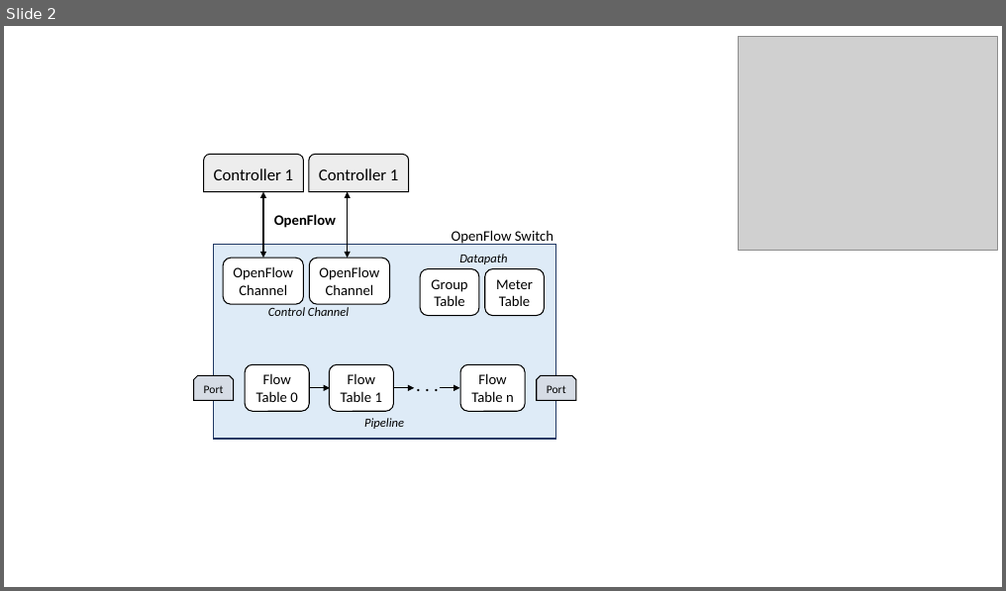
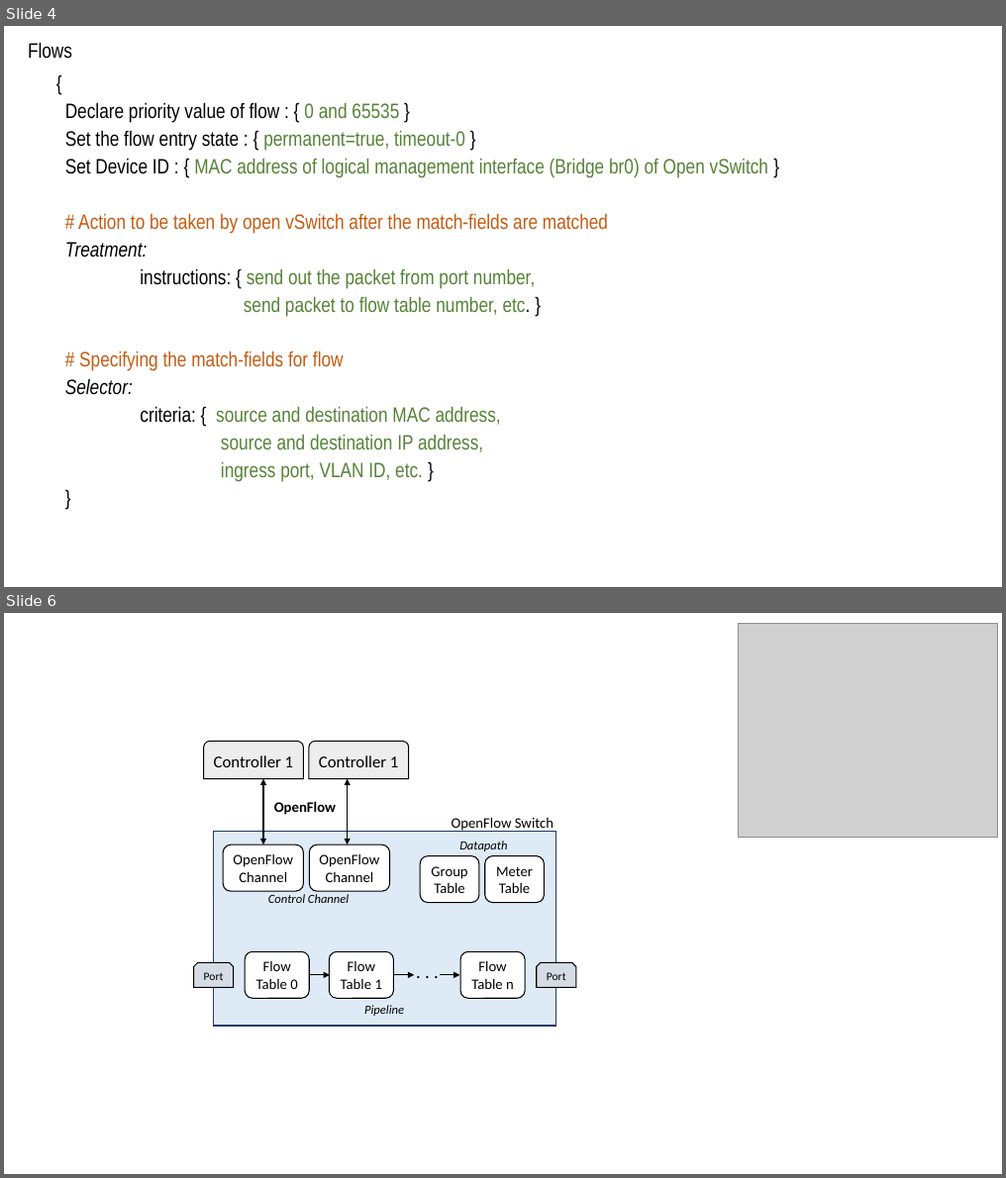
Before and after one commit to harshal-vaze/Software-Defined-Networking-with-ONOS, a slide deck: Content/Diagrams.pptx. Shown one above the other, each under a label of ours: slide 2 before the commit, slides 4 and 6 after it; the slides between them are not shown. The pictures are 1006x591 and 1006x1178 pixels, drawn with LibreOffice and Linux fonts; fonts in the diff are those of the drawing; grey boxes stand for pictures. Boxes give left, top, right and bottom in pixels: in the first picture for what was removed or moved away, otherwise in the second. Text is boxed around its words. In the diff, an @@ line names an element or a change of style, - is before the commit and + after.

```diff
--- a/Content/Diagrams.pptx
+++ b/Content/Diagrams.pptx
@@ slide 4 added at (4,26,1002,587), background #FFFFFF @@
@@ text added at (28,42,768,482), 20 pt, text #548235 @@
+Flows
+{
+  Declare priority value of flow : { 0 and 65535 }
+  Set the flow entry state : { permanent=true, timeout-0 }
+  Set Device ID : { MAC address of logical management interface (Bridge br0) of Open vSwitch }
+  # Action to be taken by open vSwitch after the match-fields are matched
+  Treatment:
+  instructions: { send out the packet from port number,
+  send packet to flow table number, etc. }
+  # Specifying the match-fields for flow
+  Selector:
+  criteria: { source and destination MAC address,
+  source and destination IP address,
+  ingress port, VLAN ID, etc. }
+  }
@@ what was slide 2 is now slide 6 @@
```
Also in this commit, not shown: 5 other slides added, 5 other files.
